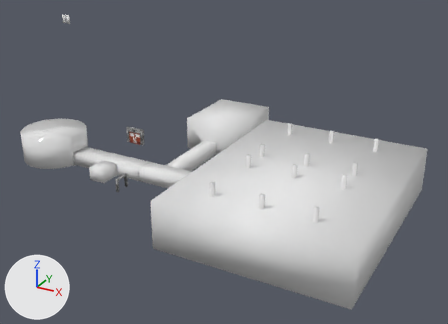
Renders of the FBX model Assets/Scenes/Asylum.fbx from each side of a commit.
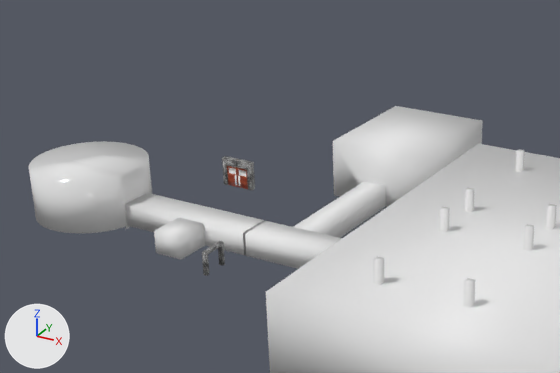
There are two pictures of each version: one whole from a 50 mm camera at (95.9, -114.4, 65.5) aimed at (29.3, 6.7, 4.9), one close up on the part from 1% to 70% of the width and 13% to 76% of the height. The lights are fixed; the arrows at lower left show +X, +Y and +Z. Where no turn or scale is listed for an object, it has been applied to the vertices.
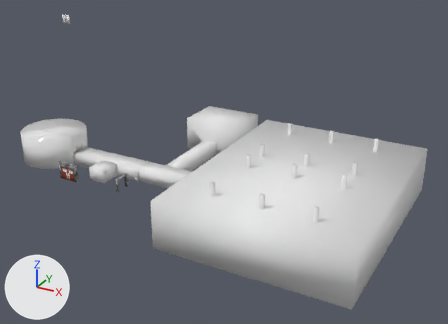
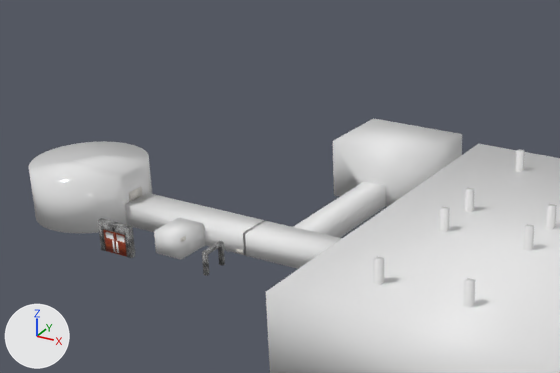
Pixel boxes (x1, y1, x2, y2) of what changed, in the close-ups (560 x 373 px; the box of a moved part takes in the faces that stretch with it):
'Cube_004', mesh rescaled (14% narrower, 12% shorter)
    before: (333, 106, 483, 207)
    after: (333, 118, 462, 207)
'ARCH_004', moved
    before: (222, 156, 255, 190)
    after: (98, 218, 135, 258)
'DoubleDoors_Door1_001', moved
    before: (237, 168, 248, 189)
    after: (114, 232, 127, 257)
'DoubleDoors_Door1', moved
    before: (227, 166, 238, 187)
    after: (104, 230, 116, 254)
'VENT_002', added
    after: (129, 187, 143, 201)
part 1 of me_cube_004, moved or reshaped
    before: (334, 106, 483, 181)
    after: (334, 118, 462, 181)

Diff of the bpy script that builds the scene:
```diff
--- a/Assets/Scenes/Asylum.fbx.py
+++ b/Assets/Scenes/Asylum.fbx.py
@@ img_plastic1_jpg @@
+img_plastic1_jpg = load_image('plastic1.jpg', 'Materials/Textures/plastic1.jpg', 512, 512, 'sRGB')
@@ mat_none__plastic1_jpg @@
+mat_none__plastic1_jpg = principled_material('None__plastic1_jpg')
+mat_none__plastic1_jpg.texture = img_plastic1_jpg
+mat_none__plastic1_jpg.roughness = 0.106
@@ mat_none__bumpy_white_plastic_texture_jpg @@
+mat_none__bumpy_white_plastic_texture_jpg = principled_material('None__bumpy-white-plastic-texture_jpg')
+mat_none__bumpy_white_plastic_texture_jpg.base_color = (0.8, 0.8, 0.8)  # white #e7e7e7
+mat_none__bumpy_white_plastic_texture_jpg.roughness = 0.106
@@ me_cube_004 @@
 me_cube_004.from_pydata(...)  # 12 vertices, 14 faces; spans x -7.3..8.5, y 13.2..33.1, z -1.5..7.4
 # used by ob_cube_004; location = (15.6, 10.3, -0.2)
+# me_cube_004 part 1: the whole mesh is scaled about its middle by (1, 0.625, 1), then moved by (0.0, -3.7, 0.0)
 me_cube_004.materials.append(mat_material__wall1_png)
@@ me_vent_002 @@
+me_vent_002.from_pydata(...)  # 64 vertices, 26 faces; spans x -0.07..0.33, y -1.28..1.28, z -0.72..0.72
+# faces by material slot: [1, 12, 13]
+me_vent_002.materials.append(mat_none__metal_png)  # picture img_metal_png
+me_vent_002.materials.append(mat_none__bumpy_white_plastic_texture_jpg)  # its picture is missing
+me_vent_002.materials.append(mat_none__plastic1_jpg)  # picture img_plastic1_jpg
@@ ob_doubledoors_door1 @@
 ob_doubledoors_door1 = bpy.data.objects.new('DoubleDoors_Door1', me_doubledoors_door1)
-ob_doubledoors_door1.location = (3.3, 4.0, 8.3)
+ob_doubledoors_door1.location = (3.3, -20.9, 8.3)
@@ ob_arch_004 @@
 ob_arch_004 = bpy.data.objects.new('ARCH_004', me_arch_004)
-ob_arch_004.location = (5.0, 4.1, 8.3)
+ob_arch_004.location = (5.0, -20.8, 8.3)
@@ ob_doubledoors_door1_001 @@
 ob_doubledoors_door1_001 = bpy.data.objects.new('DoubleDoors_Door1_001', me_doubledoors_door1_001)
-ob_doubledoors_door1_001.location = (6.7, 4.0, 8.3)
+ob_doubledoors_door1_001.location = (6.7, -20.9, 8.3)
@@ ob_vent_002 @@
+ob_vent_002 = bpy.data.objects.new('VENT_002', me_vent_002)
+ob_vent_002.location = (-12.3, 1.7, 2.3)
```
